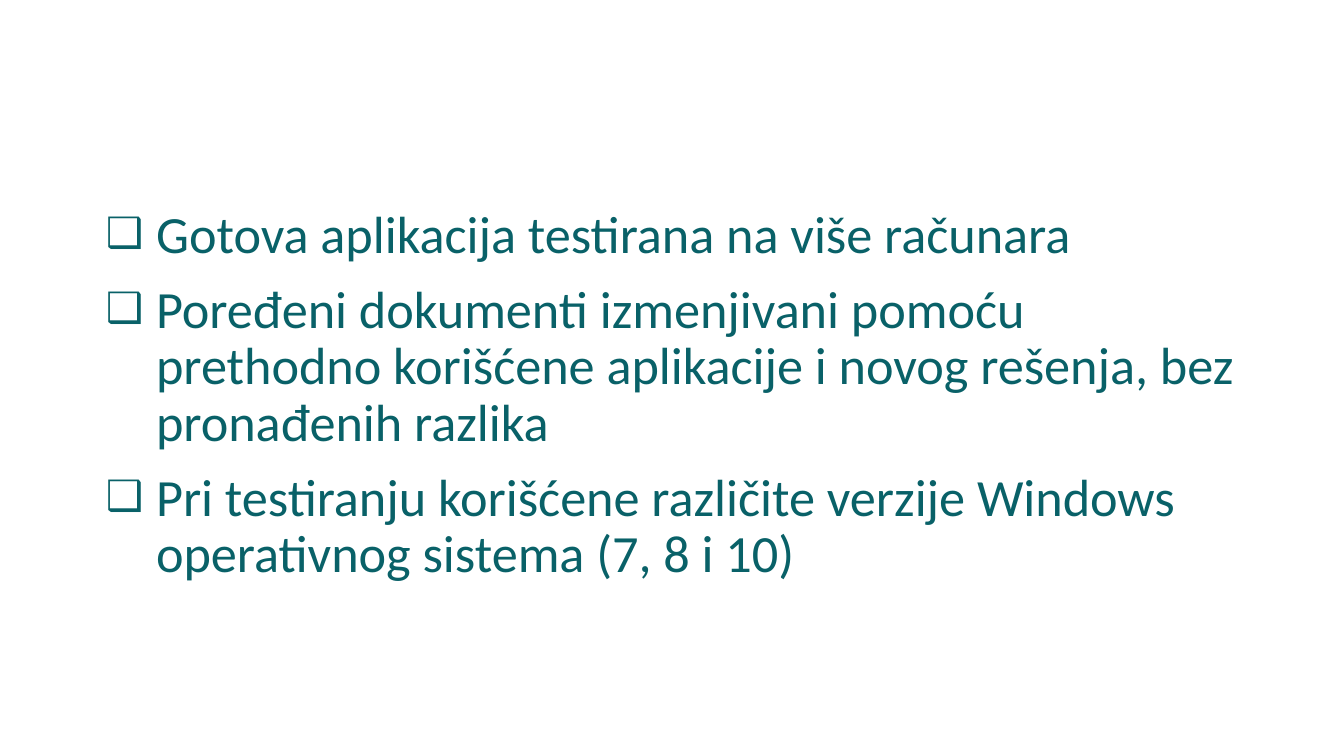
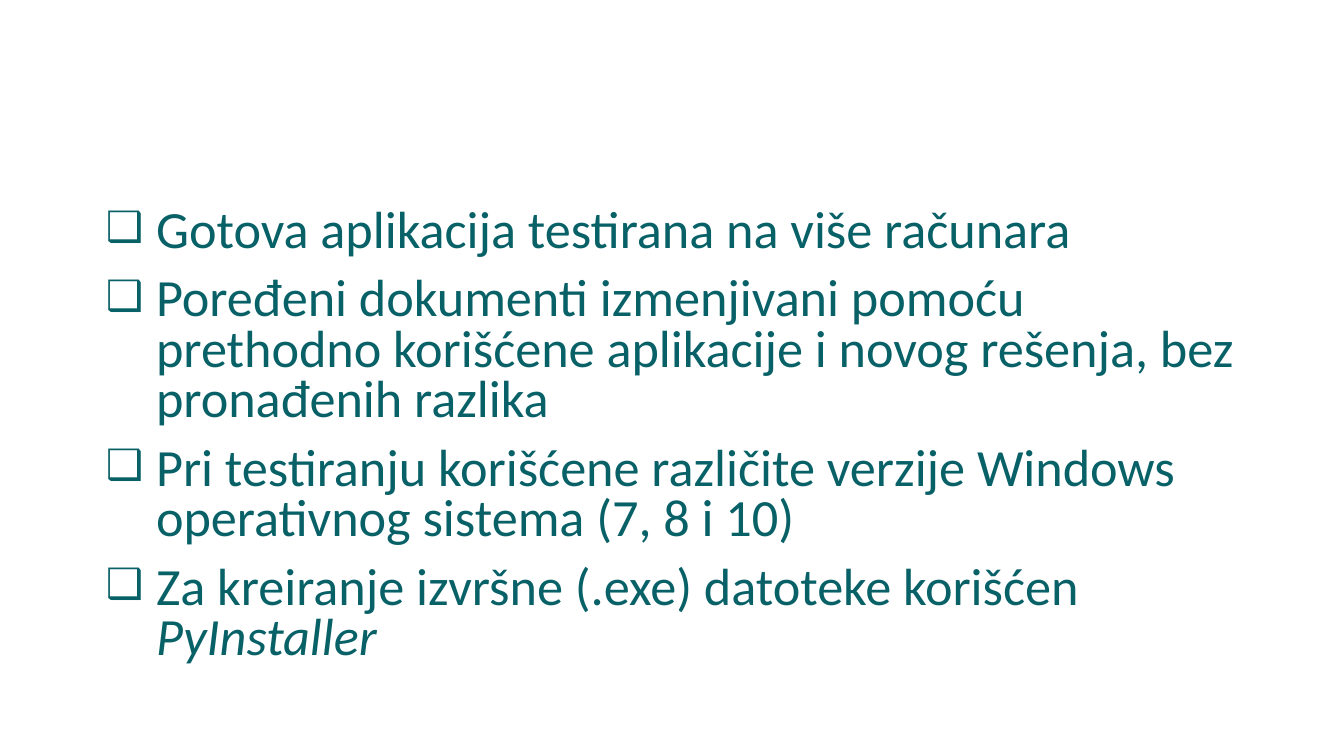
Before and after one commit to stojans/diplomski, a slide deck: slide 17 of Stefan_Stojanovic_Bsc_ppt.pptx. Drawn at 1344x756 pixels with LibreOffice and Linux fonts; fonts in the diff are those of the drawing; background and template pictures are left out. Boxes give left, top, right and bottom in pixels: in the first picture for what was removed or moved away, otherwise in the second. Text is boxed around its words. In the diff, an @@ line names an element or a change of style, - is before the commit and + after.

Commit message:
Poslato na pregled 2.10.2020.

```diff
--- a/Stefan_Stojanovic_Bsc_ppt.pptx
+++ b/Stefan_Stojanovic_Bsc_ppt.pptx
@@ text at (156,211,1234,545): line spacing 0.9 to 0.8 @@
@@ text at (156,567,1079,664): paragraph added @@
+❑ Za kreiranje izvršne (.exe) datoteke korišćen PyInstaller
```
